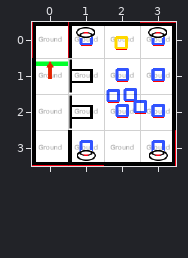
Tiled map, stored at CassiopeeUnity/Assets/Worlds/Cassiopee/Data/Level1Room1.tmx. The picture above is the old version.
Cells are 50x50 px. Shown: x 0..3, y 0..3.
Now the later version:
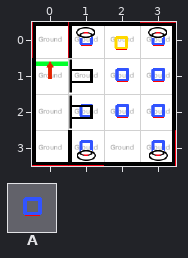
Key: from "Deco": A 6 "object".
Objects are placed by their top-left corner, in cells (3,4 is the top-left corner of cell 3,4); size is 1x1 cell unless given.
Diff:
{"where": "layer \"Floor 0/Enigmes\""}
{"was": "A \"TabletteLevel1-1\" at 1.7,1.6", "now": "A \"TabletteLevel1-1\" at 2,1"}
{"was": "A \"TabletteLevel1-3\" at 2.2,1.6", "now": "A \"TabletteLevel1-3\" at 2,2"}
{"was": "A \"TabletteLevel1-4\" at 2.5,1.9", "now": "A \"TabletteLevel1-4\" at 2,2"}
{"was": "A \"TableDeReu\" at 2,2", "now": "A \"TableDeReu\" at 1,2"}
